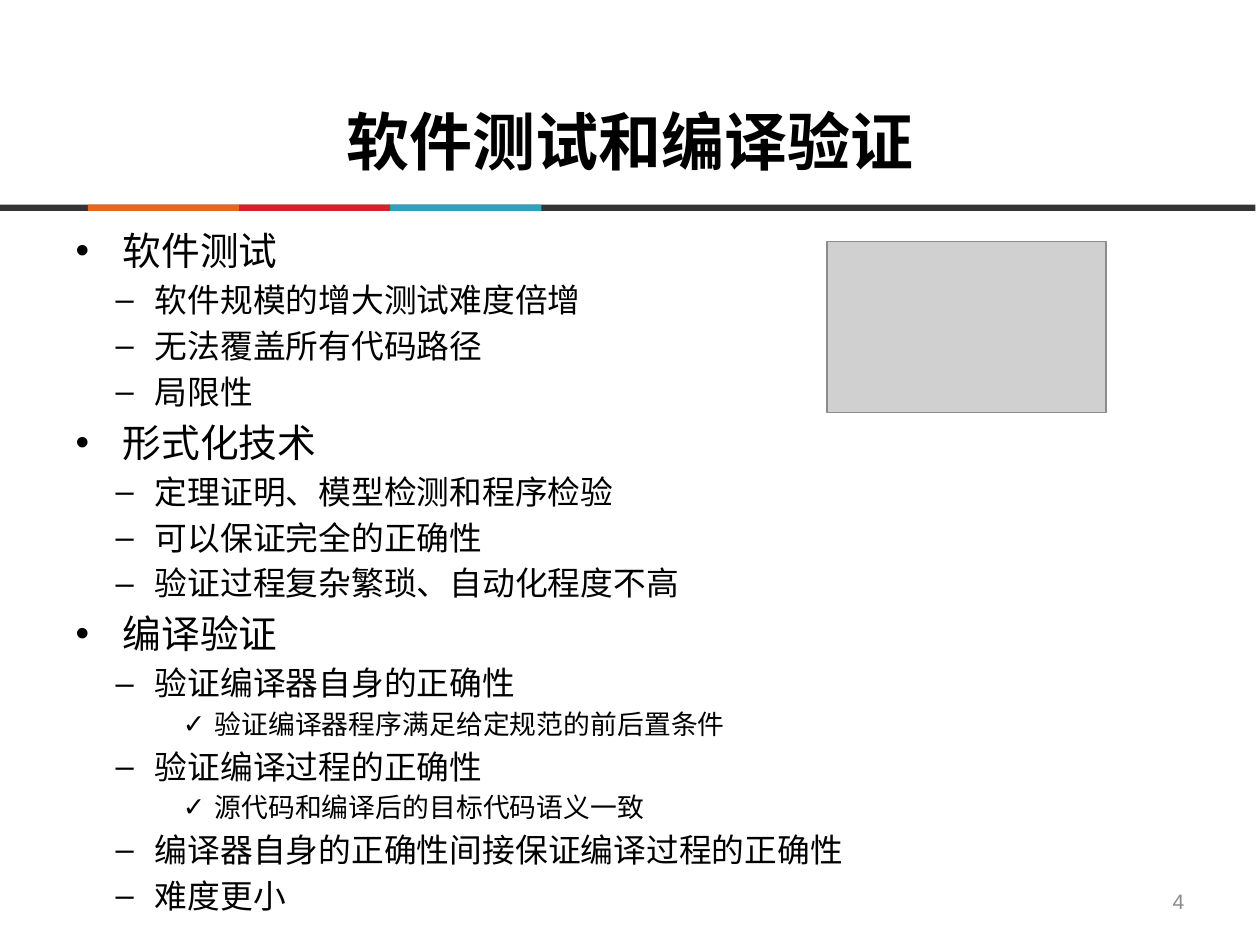
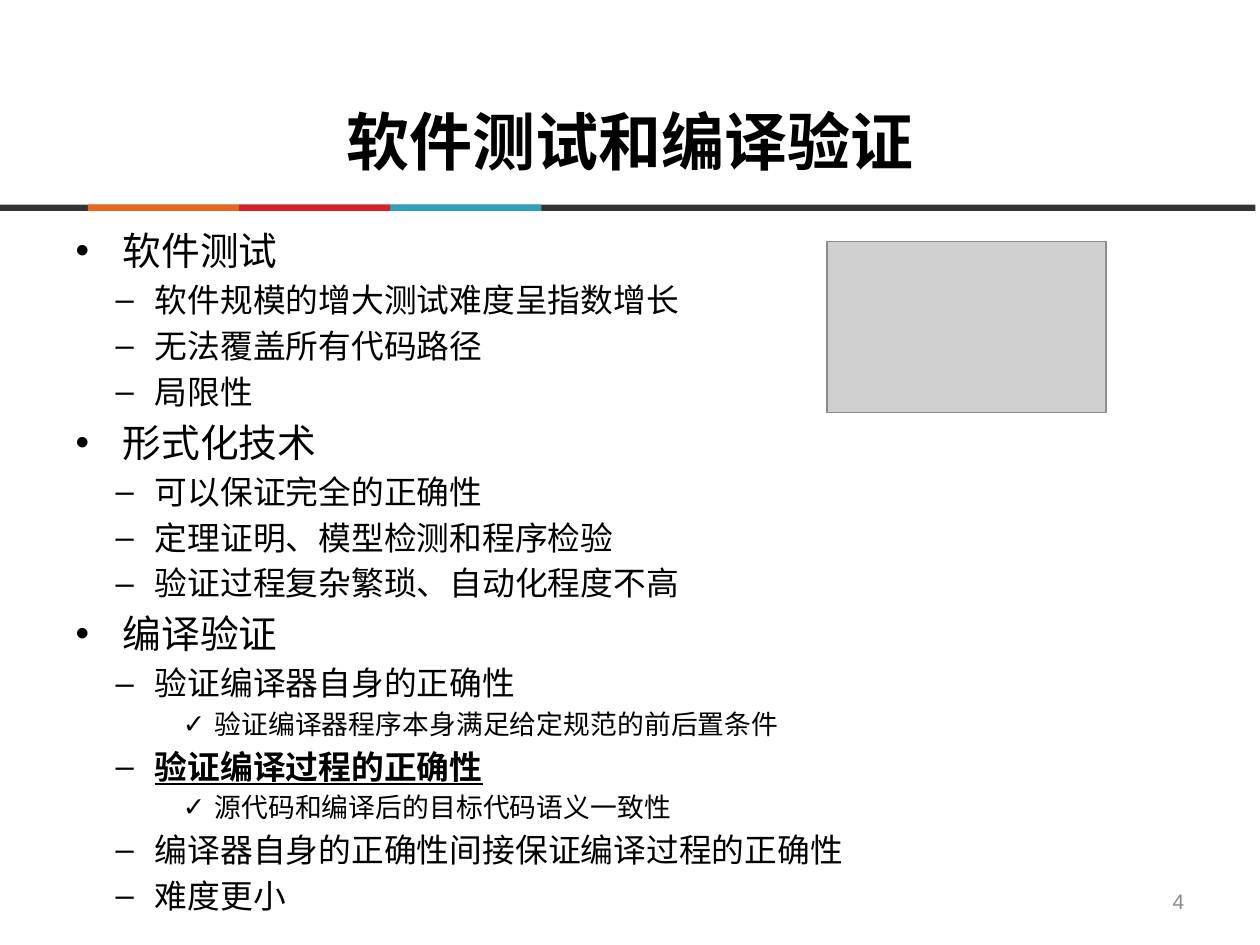
Before and after one commit to destiny1991/--2014--destiny, a slide deck: slide 4 of 答辩/ppt/SY1406108_陈志伟_毕业答辩.pptx. Drawn at 1260x945 pixels with LibreOffice and Linux fonts; fonts in the diff are those of the drawing; grey boxes stand for pictures; background and template pictures are left out. Boxes give left, top, right and bottom in pixels: in the first picture for what was removed or moved away, otherwise in the second. Text is boxed around its words. In the diff, an @@ line names an element or a change of style, - is before the commit and + after.

```diff
--- a/答辩/ppt/SY1406108_陈志伟_毕业答辩.pptx
+++ b/答辩/ppt/SY1406108_陈志伟_毕业答辩.pptx
@@ text at [155, 284, 679, 315]: text changed @@
-  – 软件规模的增大测试难度倍增
+  – 软件规模的增大测试难度呈指数增长
@@ text at [155, 476, 483, 507]: paragraph added @@
+  – 可以保证完全的正确性
@@ text at [155, 522, 483, 553]: paragraph removed @@
-  – 可以保证完全的正确性
@@ text at [214, 711, 778, 737]: text changed @@
-    ✓ 验证编译器程序满足给定规范的前后置条件
+    ✓ 验证编译器程序本身满足给定规范的前后置条件
@@ text at [155, 751, 483, 785]: bold on, underline on in "验证编译过程的正确性" @@
@@ text at [214, 794, 671, 820]: text changed @@
-    ✓ 源代码和编译后的目标代码语义一致
+    ✓ 源代码和编译后的目标代码语义一致性
```
Also in this commit, not shown: 18 other slides changed, 5 other files.
